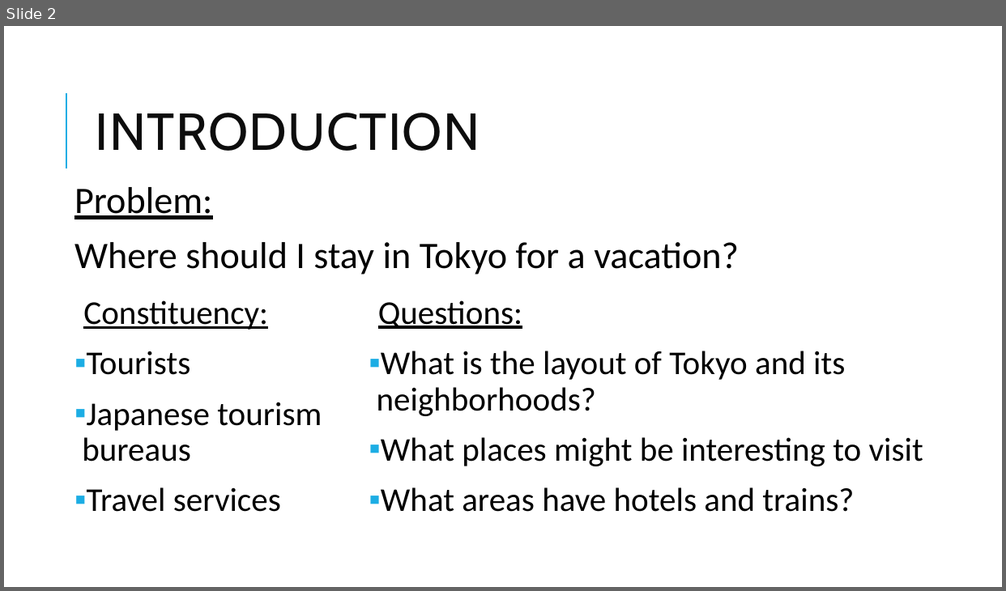
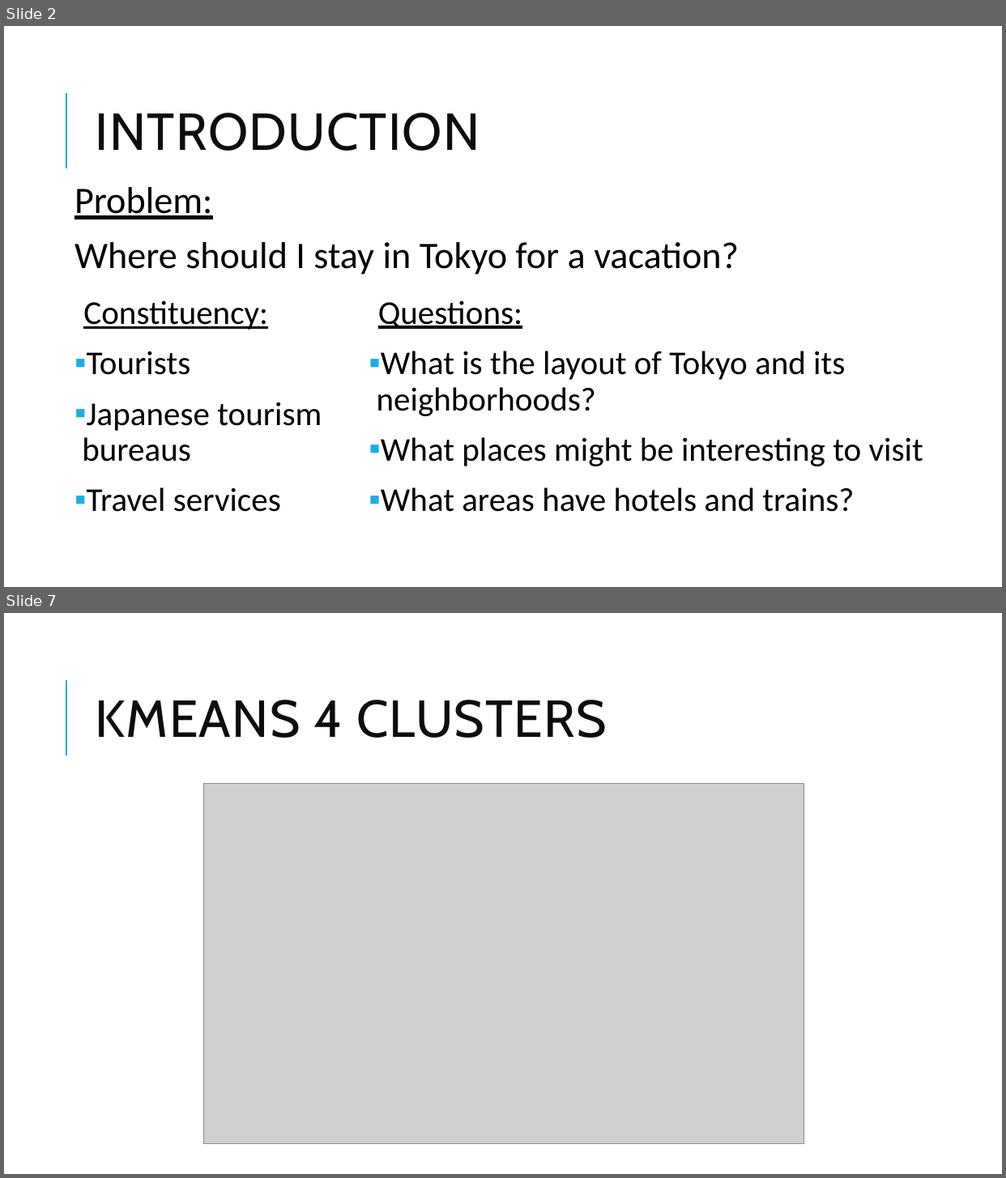
Before and after one commit to zarnajin/AppliedDataScienceCapstone, a slide deck: CapstonePresentation-Tokyo.pptx. Shown one above the other, each under a label of ours: slide 2 before the commit, slides 2 and 7 after it; the slides between them are not shown. The pictures are 1006x591 and 1006x1178 pixels, drawn with LibreOffice and Linux fonts; fonts in the diff are those of the drawing; grey boxes stand for pictures. Boxes give left, top, right and bottom in pixels: in the first picture for what was removed or moved away, otherwise in the second. Text is boxed around its words. In the diff, an @@ line names an element or a change of style, - is before the commit and + after.

```diff
--- a/CapstonePresentation-Tokyo.pptx
+++ b/CapstonePresentation-Tokyo.pptx
@@ slide 7 added at (4, 613, 1002, 1174), background #FFFFFF; not listed: 1 template element that a slide beside it also shows @@
@@ title added at (96, 700, 607, 738), 50 pt, text #0D0D0D @@
+KMEANS 4 CLUSTERS
@@ picture added at (204, 784, 803, 1144) @@
```
Also in this commit, not shown: 1 slide changed, 12 other slides added, 1 slide removed, 1 other file.
